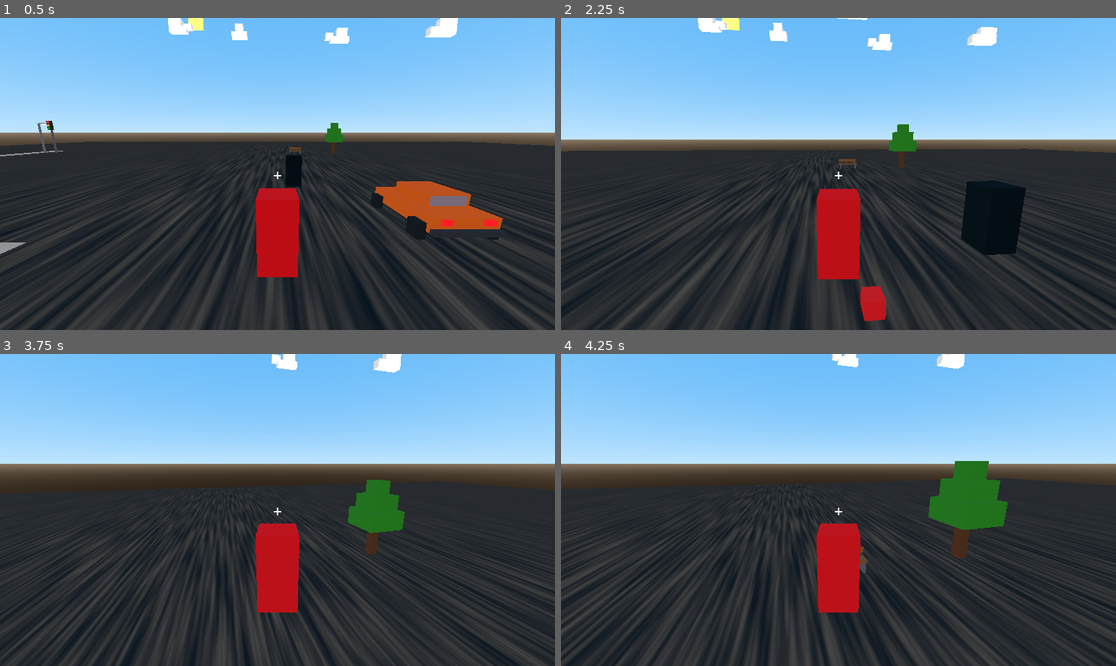
Above: before the commit, frames 1-4 (two rows, left to right).
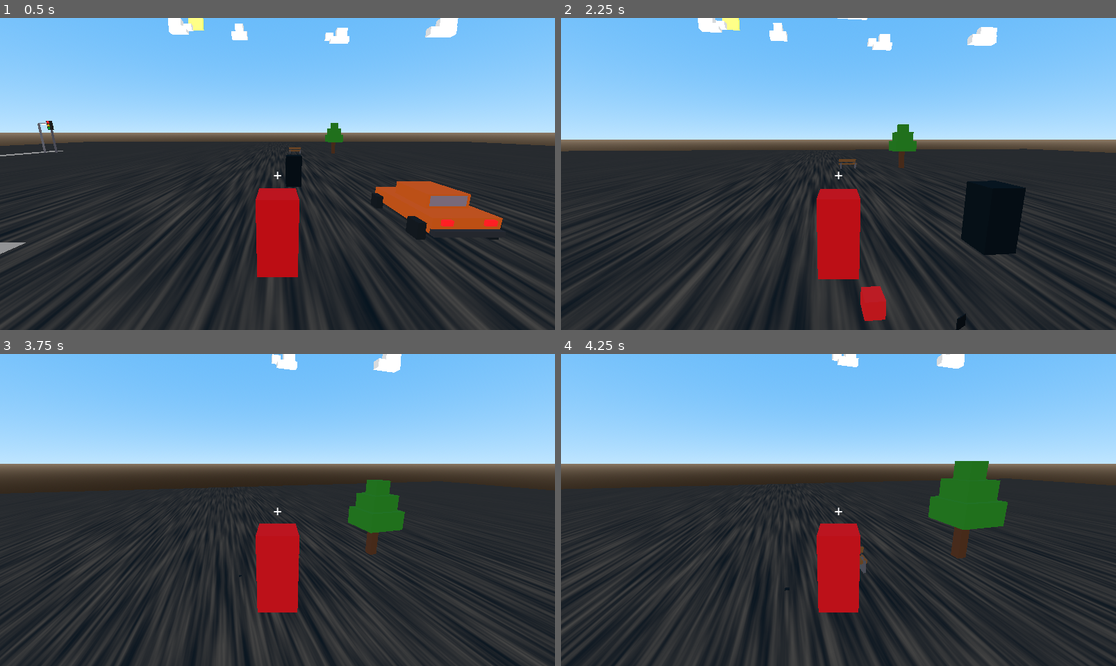
Above: after the commit, the same moments.

Repository: brian-grafals/BloxyGTA
Game: Godot game, scene res://scenes/main.tscn
Two runs of this game, one before a commit and one after it. Both use one fixed random seed, a clock stepped at 60 frames per second and the inputs below.
Inputs (mouse positions are in pixels of both pictures, inside the frame that each line leads up to):
- Up to frame 1 (0.5 s): no input
- Up to frame 2 (2.25 s): move the mouse to (866, 174) at 0.52 s; hold Right mouse button (aim) 0.53-1.28 s; hold W (move_forward) from 0.53 s (still down); click (866, 174) at 0.67 s; tap Space (jump) at 0.77, 1.52 s; move the mouse to (810, 174) at 1.27 s; tap E (interact) at 1.35 s; move the mouse to (849, 167) at 2.02 s; hold Shift (sprint) from 2.03 s (still down)
- Up to frame 3 (3.75 s): keep holding W (move_forward); move the mouse to (271, 516) at 2.77 s; release Shift (sprint) at 2.78 s; right-click (271, 516) at 2.85 s; click (271, 516) at 2.92 s; tap Space (jump) at 3.02 s; move the mouse to (316, 513) at 3.52 s; hold E (interact) from 3.53 s (still down)
- Up to frame 4 (4.25 s): keep holding W (move_forward); keep holding E (interact); tap Space (jump) at 3.77 s

Frame 1 is identical in both runs. In frame 2, less than 0.1% of the frame differs, in the area x 71-73%, y 94-100%; in frame 3, less than 0.1%; in frame 4, less than 0.1%.

Commit message:
Add bullet holes on every raycast hit
Spawns a flat dark BoxMesh decal at the hit position, oriented to the
surface normal, auto-deletes after 20 seconds.

Co-Authored-By: Claude Sonnet 4.6 <noreply@anthropic.com>

Diff:
--- a/scripts/player.gd
+++ b/scripts/player.gd
@@ -117,6 +117,26 @@
 	query.exclude = [get_rid()]
 	var result: Dictionary = space_state.intersect_ray(query)
 
-	if result and result.collider.has_method("take_hit"):
-		var ray_dir: Vector3 = camera.project_ray_normal(screen_center)
-		result.collider.take_hit(result.position, ray_dir)
+	if result:
+		_spawn_bullet_hole(result.position, result.normal)
+		if result.collider.has_method("take_hit"):
+			result.collider.take_hit(result.position, camera.project_ray_normal(screen_center))
+
+func _spawn_bullet_hole(pos: Vector3, normal: Vector3) -> void:
+	var hole := MeshInstance3D.new()
+	var mesh := BoxMesh.new()
+	mesh.size = Vector3(0.18, 0.18, 0.01)
+	hole.mesh = mesh
+	var mat := StandardMaterial3D.new()
+	mat.albedo_color = Color(0.04, 0.04, 0.04)
+	hole.set_surface_override_material(0, mat)
+	get_tree().current_scene.add_child(hole)
+	hole.global_position = pos + normal * 0.015
+	var up := Vector3.UP if abs(normal.dot(Vector3.UP)) < 0.99 else Vector3.RIGHT
+	hole.look_at(hole.global_position + normal, up)
+	var timer := Timer.new()
+	timer.wait_time = 20.0
+	timer.one_shot = true
+	hole.add_child(timer)
+	timer.timeout.connect(hole.queue_free)
+	timer.start()
